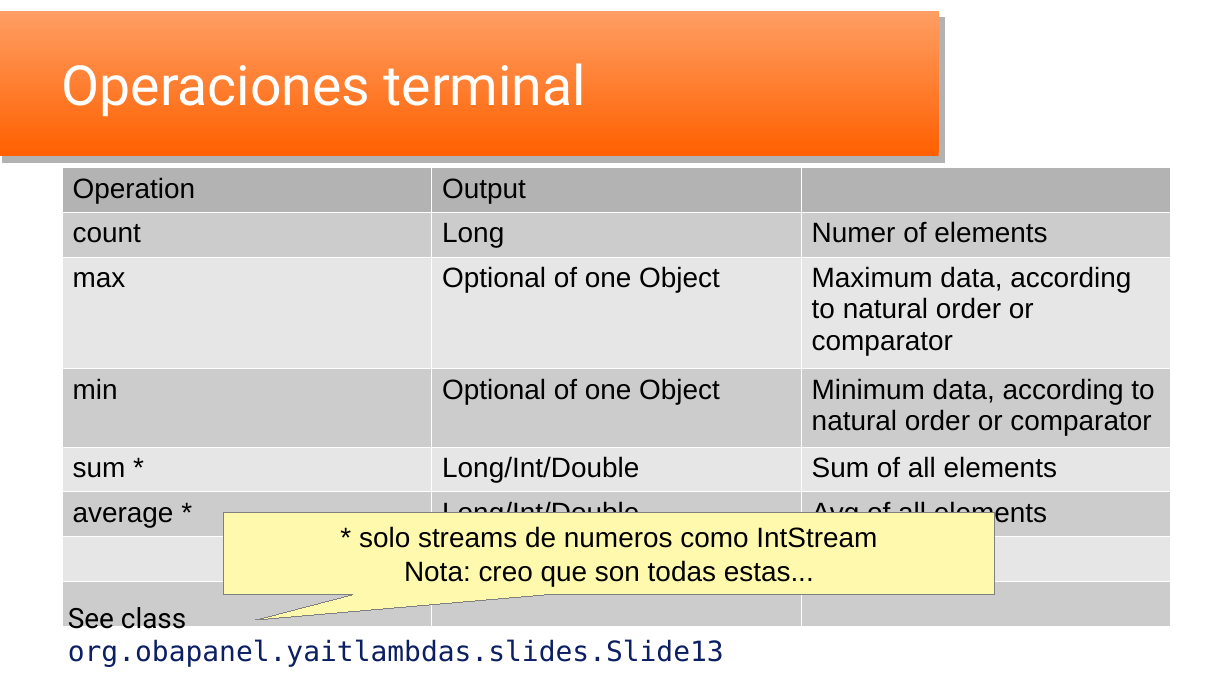
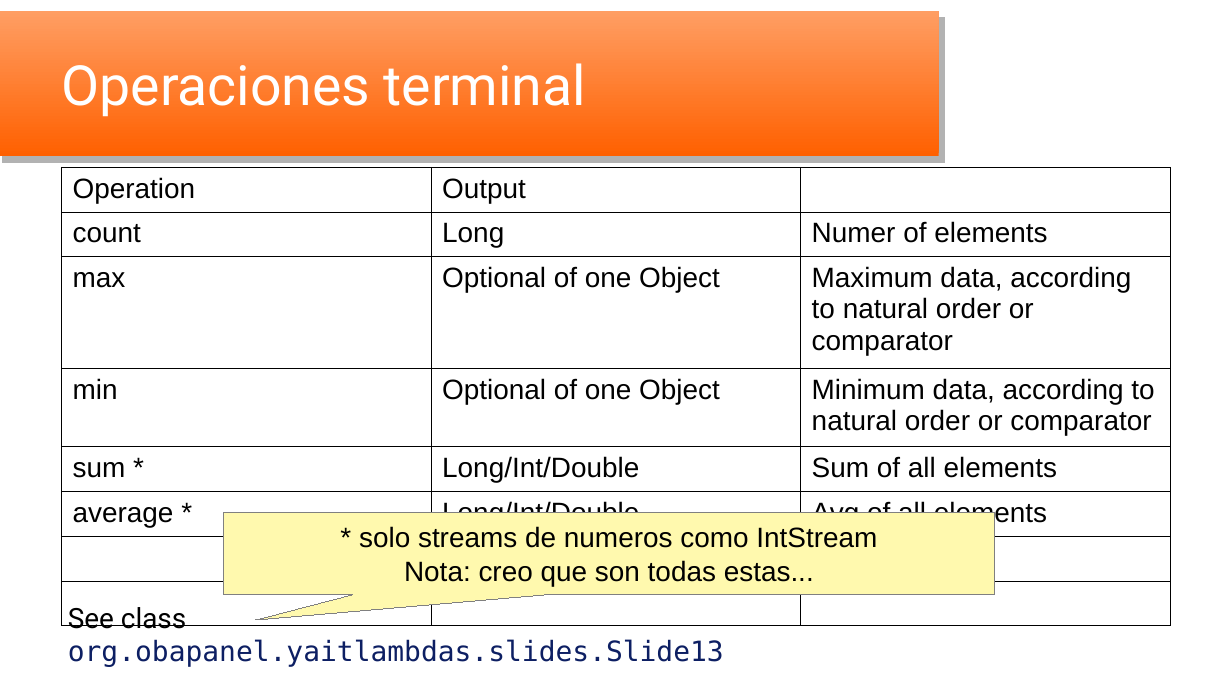
Before and after one commit to oscar-besga-panel/YaitLambdas, a slide deck: slide 13 of YaitLambdas_es.odp. Drawn at 1232x693 pixels with LibreOffice and Linux fonts; fonts in the diff are those of the drawing; background and template pictures are left out. Boxes give left, top, right and bottom in pixels: in the first picture for what was removed or moved away, otherwise in the second. Text is boxed around its words. In the diff, an @@ line names an element or a change of style, - is before the commit and + after.

```diff
--- a/YaitLambdas_es.odp
+++ b/YaitLambdas_es.odp
@@ table at (x1=61, y1=168, x2=1172, y2=604) @@
@@ fill #B3B3B3 to none in 2 cells @@
@@ fill #CCCCCC to none in 9 cells @@
@@ fill #E6E6E6 to none in 6 cells @@
@@ borders changed @@
```
Also in this commit, not shown: 4 other slides changed, 2 slides added, 6 other files.
